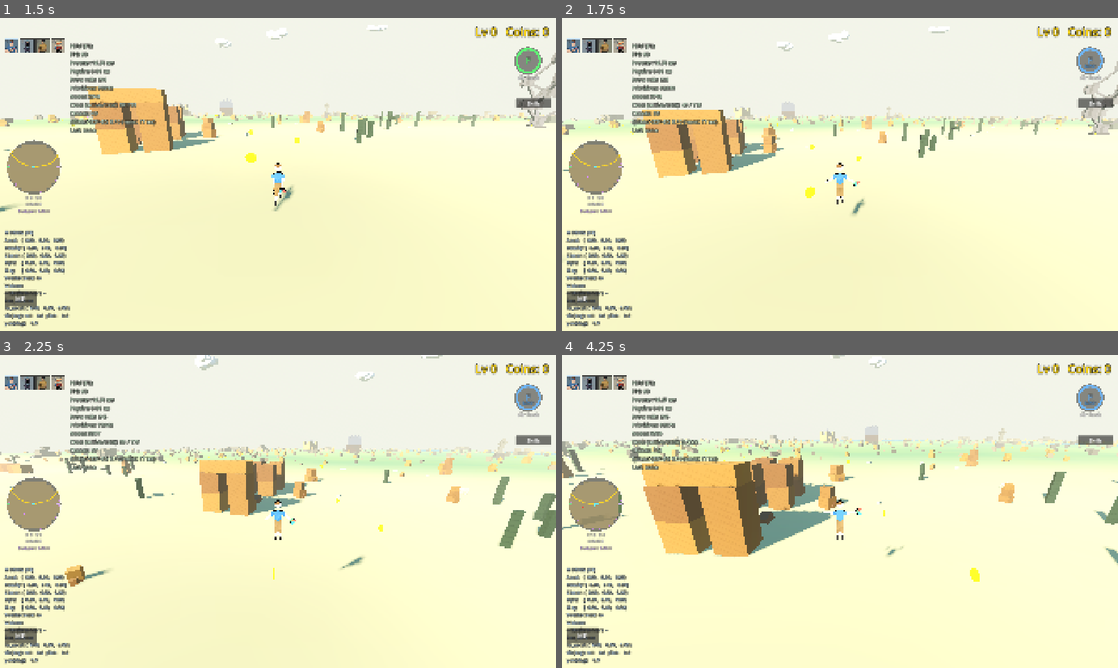
Above: before the commit, frames 1-4 (two rows, left to right).
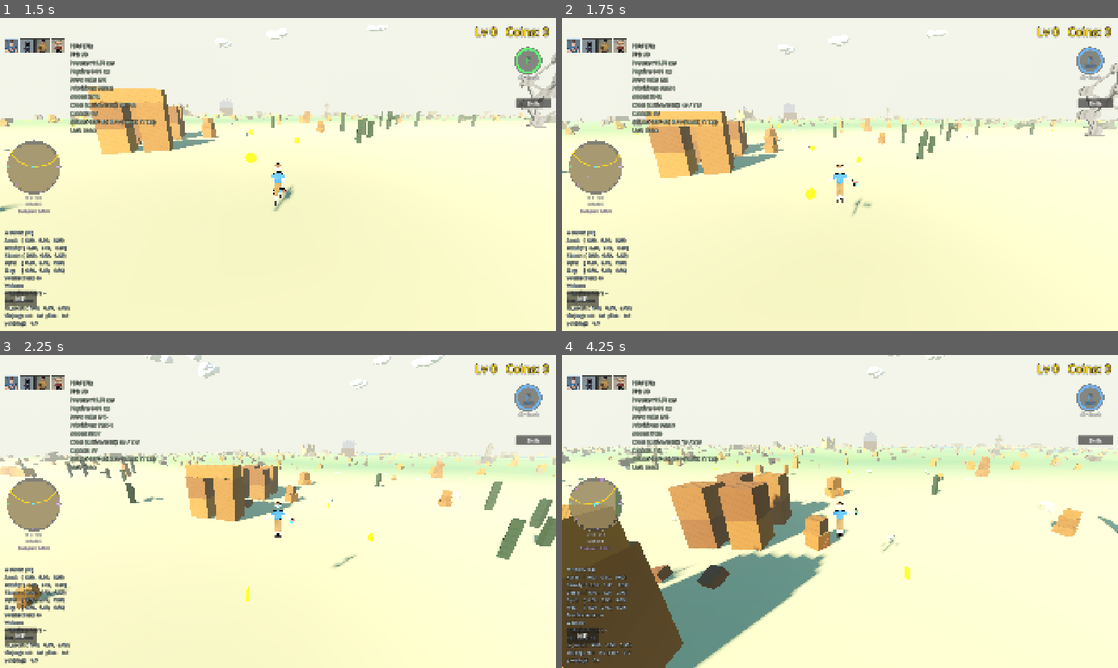
Above: after the commit, the same moments.

Repository: korjavin/godot-test1
Game: Godot game, scene res://scenes/main.tscn
Two runs of this game, one before a commit and one after it. Both use one fixed random seed, a clock stepped at 60 frames per second and the inputs below.
Inputs (mouse positions are in pixels of both pictures, inside the frame that each line leads up to):
- Up to frame 1 (1.5 s): click "PLAY" at 0.5 s; tap Enter (ui_accept) at 1.25 s; move the mouse to (305, 174) at 1.27 s; hold W (move_forward) from 1.28 s (still down); hold Ctrl (duck) from 1.28 s (still down)
- Up to frame 2 (1.75 s): keep holding W (move_forward); keep holding Ctrl (duck); tap Space (jump) at 1.52 s; tap Shift (run) at 1.55 s
- Up to frame 3 (2.25 s): keep holding W (move_forward); tap Space (jump) at 1.82 s; move the mouse to (250, 511) at 2.02 s; release Ctrl (duck) at 2.03 s; tap Shift (run) at 2.1 s
- Up to frame 4 (4.25 s): keep holding W (move_forward); tap Space (jump) at 2.27, 2.57, 3.77, 4.07 s; tap Ctrl (duck) at 2.3, 3.8 s; move the mouse to (851, 505) at 2.77 s; hold Ctrl (duck) 2.78-3.53 s; tap Shift (run) at 3.05, 3.6 s; move the mouse to (834, 517) at 3.52 s

Frame 1 is identical in both runs. In frame 2, 3.0% of the frame differs, in the area x 0-100%, y 3-63%; in frame 3, 7.9%; in frame 4, 28%, in the area x 0-100%, y 0-100%.

Commit message:
feat(input): invert the shift gait — heroes run by default, shift slows (kov)
Owner ruling (bead godot-test1-kov, verbatim): "let's reverse shift logic,
let's it be opposite, heroes always in run mode, and shift put them to slower
mode. I am tired to hold shift all the time".

The mechanic is one line — `player_controller.gd`'s single read of the action
is now negated, so nothing held is the RUN gait and holding Shift is the WALK
gait. Ducking still wins over both (the `and not is_ducking` clause is
untouched). NO speed constant moved: RUN_SPEED, WALK_SPEED, CHARACTER_SPEED,
MAX_CHASE_SPEED and every chase_speed are byte-identical.

The action stays NAMED "run" and the read site carries the reason: the key
BINDING did not move, the name is spelled in project.godot / the keymap card's
ACTION_ROWS / every future rebind surface, and renaming buys no behaviour.

Four things that name it moved with it:

- The keymap card: the Shift row now describes a slow modifier, and the W / S
  row stops saying "walk". Same for the console keymap `print()` block.
- ui.csv: both rows re-keyed with their German, measured green by
  locale_selfcheck and help_selfcheck's own width pass after an --import.
- Mobile: NO EDIT. `mobile_input.gd` synthesizes `move_forward` and never
  touched `run`, so touch inherits the new default (run) with no code path of
  its own and no way to slow — which is what the owner asked for on the device
  that has no key to hold.
- wade_selfcheck check 5: the ONE assertion that presses the real action and
  reads the shipped `calculate_current_speed()` behind it. Every other speed
  assertion in the project writes `is_running` by hand and is therefore blind
  to the line under test. Mutation-tested: reverting the inversion fails it
  four ways.

help_selfcheck also gained the half it did not have: its legend check compares
an action's bound key to its row's legend, and the binding did not move — so a
card still promising "Run." passed every assertion. The new block holds the
gait row's text to the same string-content strength the F row's ability names
already had, and is mutation-tested against the old wording.

DESIGN CONSEQUENCE, flagged not fixed: the catchable-walk chain is intact as
numbers but the player is now on its fast side by default, so on the shipped
tuning almost nothing will catch anybody. Rebalancing chase_speed / the hunt
director is a FUTURE bead — the owner wants to feel the new default first.

Diff:
--- a/assets/translations/ui.csv
+++ b/assets/translations/ui.csv
@@ -135,12 +135,12 @@
 "Mouse","Mouse","Maus"
 "Step","Step","Schritt"
 "Tilt","Tilt","Neigen"
-"Walk forward and back.","Walk forward and back.","Vorwärts und rückwärts gehen."
+"Move forward and back — you run by default.","Move forward and back — you run by default.","Vorwärts und rückwärts — du rennst standardmäßig."
 "Turn left and right.","Turn left and right.","Nach links und rechts drehen."
 "Strafe left or right while held.","Strafe left or right while held.","Beim Halten seitwärts nach links oder rechts."
 "Look around. Click to grab the cursor again.","Look around. Click to grab the cursor again.","Umsehen. Klicken, um den Zeiger wieder zu fangen."
 "Jump. A jump also breaks a crocodile's scent.","Jump. A jump also breaks a crocodile's scent.","Springen. Ein Sprung bricht auch die Witterung der Krokodile."
-"Run. Running always outruns a crocodile.","Run. Running always outruns a crocodile.","Rennen. Wer rennt, entkommt jedem Krokodil."
+"Hold to slow to a walk. Let go and you run again.","Hold to slow to a walk. Let go and you run again.","Halten, um zu gehen. Loslassen und du rennst wieder."
 "Duck and move slowly.","Duck and move slowly.","Ducken und langsam bewegen."
 "Switch hero: Windman, Primm, Teibi, Phoboman.","Switch hero: Windman, Primm, Teibi, Phoboman.","Held wechseln: Windman, Primm, Teibi, Phoboman."
 "Jump straight to one hero — the numbers on the portraits.","Jump straight to one hero — the numbers on the portraits.","Direkt zu einem Helden springen — die Zahlen auf den Porträts."
--- a/scripts/help_overlay.gd
+++ b/scripts/help_overlay.gd
@@ -127,12 +127,12 @@
 ## ponytail: two columns if a row ever needs a note long enough to want its own
 ## line.
 const ROWS: Array = [
-	["W / S", "Walk forward and back.", Mode.DESKTOP],
+	["W / S", "Move forward and back — you run by default.", Mode.DESKTOP],
 	["Q / E", "Turn left and right.", Mode.DESKTOP],
 	["A / D", "Strafe left or right while held.", Mode.DESKTOP],
 	["Mouse", "Look around. Click to grab the cursor again.", Mode.DESKTOP],
 	["Space", "Jump. A jump also breaks a crocodile's scent.", Mode.DESKTOP],
-	["Shift", "Run. Running always outruns a crocodile.", Mode.DESKTOP],
+	["Shift", "Hold to slow to a walk. Let go and you run again.", Mode.DESKTOP],
 	["Ctrl", "Duck and move slowly.", Mode.DESKTOP],
 	["R", "Switch hero: Windman, Primm, Teibi, Phoboman.", Mode.DESKTOP],
 	["1 2 3 4", "Jump straight to one hero — the numbers on the portraits.", Mode.DESKTOP],
--- a/scripts/help_selfcheck.gd
+++ b/scripts/help_selfcheck.gd
@@ -235,6 +235,24 @@
 			+ "indoors and the card still promises only the outdoor ability") \
 			% PlayerController.INDOOR_ABILITY_NAME
 
+	# --- The gait modifier reads as a MODIFIER ------------------------------
+	# Bead `godot-test1-kov` inverted the gait: nothing held is the fast gait and
+	# Shift slows you. The legend check above CANNOT SEE THAT — it compares the
+	# action's bound key against the row's legend, and the binding did not move, so
+	# a card still promising "Run." passes every assertion in this block. The
+	# BEHAVIOUR half is `wade_selfcheck` check 5, which presses the real action and
+	# reads the shipped `calculate_current_speed()`; this half is the card, held to
+	# the same string-content strength as the F row's ability names below.
+	var gait_row := _row_text(_legend_for_action("run"))
+	if gait_row.is_empty():
+		return "no help row for the gait modifier"
+	if not gait_row.to_lower().contains("slow"):
+		return ("the gait-modifier row says \"%s\" — the key SLOWS the hero since bead " \
+			+ "godot-test1-kov and the card has to say so") % gait_row
+	if gait_row.to_lower().contains("run."):
+		return ("the gait-modifier row says \"%s\" — it still advertises the key as RUN, " \
+			+ "which is the behaviour godot-test1-kov reversed") % gait_row
+
 	# --- The heroes ---------------------------------------------------------
 	var switch_row := _row_text("R")
 	for character: Dictionary in PlayerController.CHARACTERS:
@@ -264,6 +282,15 @@
 	for row: Array in rows:
 		out.append(String(row[0]))
 	return out
+
+
+## The legend `ACTION_ROWS` pairs with an action — so the row an action's card
+## lives on is never spelled twice in this file.
+func _legend_for_action(action: String) -> String:
+	for entry: Array in ACTION_ROWS:
+		if String(entry[0]) == action:
+			return String(entry[1])
+	return ""
 
 
 func _row_text(legend: String) -> String:
--- a/scripts/player_controller.gd
+++ b/scripts/player_controller.gd
@@ -846,11 +846,11 @@
 
 	print("Player Controller initialized!")
 	print("Controls:")
-	print("  W / S - Walk forward / back")
+	print("  W / S - Move forward / back (you run by default)")
 	print("  Q / E - Turn left / right")
 	print("  A / D - Strafe left / right")
 	print("  Space - Jump")
-	print("  Shift - Run")
+	print("  Shift - Hold to slow to a walk")
 	print("  Ctrl - Duck")
 	print("  R - Switch Character")
 	print("  F - Special ability (unique per character)")
@@ -1346,8 +1346,21 @@
 	# STEP 3: Handle Ducking
 	handle_ducking()
 
-	# STEP 4: Handle Running
-	is_running = Input.is_action_pressed("run") and not is_ducking
+	# STEP 4: Handle Running — INVERTED. The default gait is RUN and the key SLOWS
+	# you (owner ruling 2026-09-03, bead `godot-test1-kov`, verbatim: "let's
+	# reverse shift logic, let's it be opposite, heroes always in run mode, and
+	# shift put them to slower mode. I am tired to hold shift all the time").
+	#
+	# THE ACTION NAME "run" IS HISTORICAL and deliberately not renamed: it is the
+	# key BINDING (Shift) and nothing about the binding changed, while the name is
+	# spelled in project.godot, the keymap card's ACTION_ROWS and every future
+	# rebind surface. Renaming buys no runtime behaviour and costs a four-file
+	# rename, so the comment is the record instead. Read it as "the gait modifier".
+	#
+	# Ducking still wins over both, exactly as before — Ctrl beats the modifier and
+	# beats the default. `wade_selfcheck` check 5 drives all three through the real
+	# action and the shipped calculate_current_speed().
+	is_running = not Input.is_action_pressed("run") and not is_ducking
 
 	# STEP 5: Turn the character with Q / E (changes which way it faces)
 	handle_turning(delta)
--- a/scripts/wade_selfcheck.gd
+++ b/scripts/wade_selfcheck.gd
@@ -28,6 +28,13 @@
 ##   3. The wade drag must never take the RUN gait under the crocodile chase cap
 ##      (MAX_CHASE_SPEED), or a river becomes an inescapable trap. That is a
 ##      cross-file inequality between two constants that nothing else checks.
+##   4. **The gait modifier is INVERTED** (bead `godot-test1-kov`): nothing held
+##      is the FAST gait and holding Shift is the slow one. That mapping is ONE
+##      line in `_physics_process`, it has no visible symptom other than the game
+##      feeling wrong, and re-inverting it would leave every other speed
+##      assertion in this file green — they all set `is_running` by hand. Check 5
+##      is the only one that presses the real action and reads the shipped
+##      `calculate_current_speed()` behind it.
 ##
 ## Every check carries a NEGATIVE CONTROL — a dry-land measurement that must NOT
 ## show the effect — because "the number changed" is also true of a bug that
@@ -193,6 +200,7 @@
 	await _check_first_person_eyes(player, terrain)
 	await _check_jump(player, terrain)
 	_check_speed(player)
+	await _check_default_gait(player, terrain)
 	await _check_remote_avatar(terrain)
 
 	# Freed BEFORE the crocodile checks: a live player in the same tiny test world
@@ -687,3 +695,84 @@
 	if run_dry <= CROC_SCRIPT.MAX_CHASE_SPEED:
 		_fail("speed: running on DRY land (%.2f m/s) does not outpace MAX_CHASE_SPEED "
 				% run_dry + "(%.2f) — this is not a wading bug" % CROC_SCRIPT.MAX_CHASE_SPEED)
+
+
+func _check_default_gait(player: CharacterBody3D, terrain: StubTerrain) -> void:
+	"""
+	CHECK 5 — THE GAIT MODIFIER IS INVERTED: no key held is the FAST gait, and
+	holding the modifier is the SLOW one (owner ruling 2026-09-03, bead
+	`godot-test1-kov`). Ducking still wins over both.
+
+	This is the ONE check that drives the real input action end to end — press the
+	action the way a player does, let a physics frame run `_physics_process`'s
+	STEP 4, then read the SHIPPED `calculate_current_speed()`. It deliberately
+	does NOT set `is_running` by hand (which is what every other speed assertion
+	in this file does): the whole bug class here lives in the ONE line that maps
+	the action to that flag, and a check that writes the flag itself cannot see it.
+
+	The assertion is the ORDERING and not a number. Re-deriving `RUN_SPEED *
+	CHARACTER_SPEED * gait_mult` here would be a second copy of the branch under
+	test, and a copy that inverted with it would pass. `default > held`, strictly,
+	is what a reverted inversion cannot satisfy — and being strict is also the
+	vacuity guard: a rig where `_physics_process` never ran reports two equal
+	speeds and fails.
+
+	The action name is still "run" for the historical reason `player_controller`
+	records at the read site.
+	"""
+	# Dry land: a previous check may have left the stub river on, and the gait
+	# ordering is the thing under test here — not the drag.
+	terrain.river = false
+	await _reground(player)
+	if not player.is_on_floor():
+		_fail("gait: player never regrounded — STEP 4's duck clause needs is_on_floor()")
+		return
+
+	# Nothing held: the DEFAULT gait.
+	Input.action_release("run")
+	Input.action_release("duck")
+	await _frames(2)
+	var default_running: bool = player.is_running
+	var default_speed: float = player.calculate_current_speed()
+
+	# The modifier held: the SLOW gait.
+	Input.action_press("run")
+	await _frames(2)
+	var held_running: bool = player.is_running
+	var held_speed: float = player.calculate_current_speed()
+
+	# Ducking OVER the default gait — Ctrl has to beat both sides of the flip.
+	Input.action_release("run")
+	Input.action_press("duck")
+	await _frames(2)
+	var duck_running: bool = player.is_running
+	var duck_ducking: bool = player.is_ducking
+	Input.action_release("duck")
+	await _frames(2)
+
+	if not default_running:
+		_fail("gait: NOTHING held and is_running is false — the default gait is the "
+				+ "slow one, which is the pre-`kov` behaviour the owner reversed")
+	if held_running:
+		_fail("gait: the modifier is held and is_running is still true — holding it "
+				+ "must SLOW the hero, not speed it up")
+	if default_speed <= held_speed:
+		_fail("gait: the default gait is %.2f m/s against %.2f held — the default "
+				% [default_speed, held_speed] + "must be strictly FASTER (equal speeds "
+				+ "also mean _physics_process never ran and this check is vacuous)")
+	# The catchable-walk chain, restated where the DEFAULT side of it now sits: the
+	# fast gait is what a player gets for free, so it is the one that has to clear
+	# the chase cap. The slow gait is deliberately below it — that is the whole
+	# point of a modifier that makes you catchable on purpose.
+	if default_speed <= CROC_SCRIPT.MAX_CHASE_SPEED:
+		_fail("gait: the DEFAULT gait is %.2f m/s, at or under MAX_CHASE_SPEED (%.2f) "
+				% [default_speed, CROC_SCRIPT.MAX_CHASE_SPEED]
+				+ "— nothing held would no longer escape")
+	if not duck_ducking:
+		_fail("gait: Ctrl did not duck, so the ducking-wins assertion below is vacuous")
+	elif duck_running:
+		_fail("gait: ducking with nothing else held still reports is_running — ducking "
+				+ "must win over the default gait exactly as it won over the old one")
+
+	print("gait: default %.2f m/s (running), modifier held %.2f m/s (walking)"
+			% [default_speed, held_speed])
